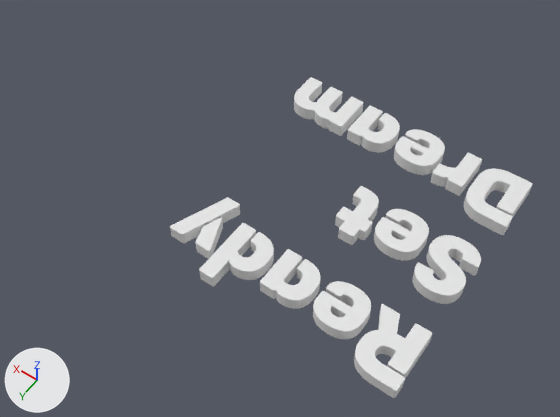
Two versions of the FBX model Assets/Meshes/Title.fbx, one commit apart.
Rendered twice from a 50 mm lens placed at (-0.77, 3.32, 5.83), pointed at (1.97, -0.52, -0.2). The lights are fixed; the arrows at lower left show +X, +Y and +Z. Vertices at the same position are counted once.

Script lines for the objects in view, before the commit:
```python
me_text = bpy.data.meshes.new('Text')
me_text.from_pydata(...)  # 7214 vertices, 10777 faces; spans x 0.02..2.63, y -2.02..0.64, z -0.07..0.07
ob_text = bpy.data.objects.new('Text', me_text)
ob_text.location = (0.0, 0.0, 0.0)
```
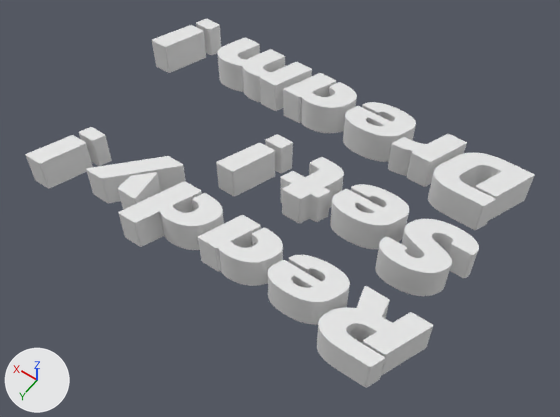
Pixel boxes [x1, y1, x2, y2] of what changed, in the pictures (560 x 417 px; the box of a moved part takes in the faces that stretch with it):
'Text', reshaped, rescaled (40% wider, 15% taller): before [170, 77, 533, 398]; after [25, 19, 535, 388]
part 1 of me_text, moved or reshaped: before [294, 77, 364, 136]; after [217, 37, 312, 111]
part 2 of me_text, moved or reshaped: before [347, 105, 400, 153]; after [284, 73, 357, 133]
part 3 of me_text, moved or reshaped: before [394, 129, 445, 175]; after [343, 102, 416, 162]
part 4 of me_text, moved or reshaped: before [430, 153, 482, 196]; after [388, 134, 467, 187]
part 5 of me_text, moved or reshaped: before [464, 168, 533, 235]; after [428, 152, 535, 230]
part 6 of me_text, moved or reshaped: before [335, 186, 379, 245]; after [281, 157, 344, 223]
part 7 of me_text, moved or reshaped: before [374, 209, 429, 261]; after [330, 184, 409, 249]
part 8 of me_text, moved or reshaped: before [413, 235, 481, 304]; after [375, 219, 479, 296]
part 9 of me_text, moved or reshaped: before [195, 218, 223, 259]; after [118, 172, 161, 210]
part 10 of me_text, moved or reshaped: before [170, 197, 240, 243]; after [86, 156, 186, 203]
part 11 of me_text, moved or reshaped: before [199, 223, 274, 286]; after [118, 181, 224, 250]
part 12 of me_text, moved or reshaped: before [260, 249, 320, 309]; after [198, 215, 283, 286]
part 13 of me_text, moved or reshaped: before [313, 281, 371, 339]; after [268, 255, 350, 325]
part 14 of me_text, moved or reshaped: before [354, 304, 432, 398]; after [317, 286, 433, 388]
part 15 of me_text, added: after [196, 19, 221, 55]
part 16 of me_text, added: after [152, 25, 206, 73]
part 17 of me_text, added: after [265, 134, 293, 173]
part 18 of me_text, added: after [216, 143, 275, 196]
part 19 of me_text, added: after [79, 127, 112, 166]
part 20 of me_text, added: after [25, 135, 93, 188]

Edits to the bpy script that builds the scene:
```text
Change me_text:
    remove me_text.from_pydata(...)  # 7214 vertices, 10777 faces; spans x 0.02..2.63, y -2.02..0.64, z -0.07..0.07
    add me_text.from_pydata(...)  # 7838 vertices, 11689 faces; spans x 0.04..3.23, y -2.02..0.64, z -0.19..0.19
    me_text part 1: the loose piece of 622 vertices spanning x 1.95..2.63, y -2.01..-1.57, z -0.07..0.07 is multiplied about its middle by the matrix ((1.0, 0.3, 0.0), (0.0, 1.0, 0.0), (0.0, 0.0, 2.714)), then moved by (0.06, 0.0, 0.0)
    me_text part 2: the loose piece of 546 vertices spanning x 1.44..1.88, y -2.01..-1.57, z -0.07..0.07 is multiplied about its middle by the matrix ((1.0, 0.3, 0.0), (0.0, 1.0, 0.0), (0.0, 0.0, 2.714)), then moved by (0.06, 0.0, 0.0)
    me_text part 3: the loose piece of 686 vertices spanning x 0.93..1.38, y -2.02..-1.56, z -0.07..0.07 is multiplied about its middle by the matrix ((1.0, 0.3, 0.0), (0.0, 1.0, 0.0), (0.0, 0.0, 2.714)), then moved by (0.06, 0.0, 0.0)
    me_text part 4: the loose piece of 300 vertices spanning x 0.58..0.9, y -2.01..-1.57, z -0.07..0.07 is multiplied about its middle by the matrix ((1.0, 0.3, 0.0), (0.0, 1.0, 0.0), (0.0, 0.0, 2.714)), then moved by (0.06, 0.0, 0.0)
    me_text part 5: the loose piece of 428 vertices spanning x 0.02..0.52, y -2.01..-1.38, z -0.07..0.07 is multiplied about its middle by the matrix ((1.0, 0.3, 0.0), (0.0, 1.0, 0.0), (0.0, 0.0, 2.714)), then moved by (0.09, 0.0, 0.0)
    me_text part 6: the loose piece of 388 vertices spanning x 1.05..1.38, y -1.02..-0.47, z -0.07..0.07 is multiplied about its middle by the matrix ((1.0, 0.3, 0.0), (0.0, 1.0, 0.0), (0.0, 0.0, 2.714)), then moved by (0.08, 0.0, 0.0)
    me_text part 7: the loose piece of 686 vertices spanning x 0.56..1.01, y -1.02..-0.56, z -0.07..0.07 is multiplied about its middle by the matrix ((1.0, 0.3, 0.0), (0.0, 1.0, 0.0), (0.0, 0.0, 2.714)), then moved by (0.06, 0.0, 0.0)
    me_text part 8: the loose piece of 996 vertices spanning x 0.03..0.5, y -1.02..-0.37, z -0.07..0.07 is multiplied about its middle by the matrix ((1.0, 0.3, 0.0), (0.0, 1.0, 0.0), (0.0, 0.0, 2.714)), then moved by (0.09, 0.0, 0.0)
    me_text part 9: the loose piece of 128 vertices spanning x 2.08..2.3, y 0.06..0.43, z -0.07..0.07 is multiplied about the mesh origin by the matrix ((1.0, 0.3, 0.0), (0.0, 1.0, 0.0), (0.0, 0.0, 2.714))
    me_text part 10: the loose piece of 128 vertices spanning x 2.18..2.55, y -0.16..0.43, z -0.07..0.07 is multiplied about the mesh origin by the matrix ((1.0, 0.3, 0.0), (0.0, 1.0, 0.0), (0.0, 0.0, 2.714))
    me_text part 11: the loose piece of 546 vertices spanning x 1.59..2.03, y -0.01..0.64, z -0.07..0.07 is multiplied about the mesh origin by the matrix ((1.0, 0.3, 0.0), (0.0, 1.0, 0.0), (0.0, 0.0, 2.714))
    me_text part 12: the loose piece of 546 vertices spanning x 1.08..1.52, y -0.01..0.43, z -0.07..0.07 is multiplied about the mesh origin by the matrix ((1.0, 0.3, 0.0), (0.0, 1.0, 0.0), (0.0, 0.0, 2.714))
    me_text part 13: the loose piece of 686 vertices spanning x 0.57..1.02, y -0.02..0.44, z -0.07..0.07 is multiplied about the mesh origin by the matrix ((1.0, 0.3, 0.0), (0.0, 1.0, 0.0), (0.0, 0.0, 2.714))
    me_text part 14: the loose piece of 528 vertices spanning x 0.02..0.53, y -0.01..0.62, z -0.07..0.07 is multiplied about the mesh origin by the matrix ((1.0, 0.3, 0.0), (0.0, 1.0, 0.0), (0.0, 0.0, 2.714))
    me_text part 15: a new loose piece of 104 vertices spanning x 2.89..3.08, y -2.02..-1.88, z -0.19..0.19
    me_text part 16: a new loose piece of 104 vertices spanning x 2.95..3.23, y -1.83..-1.36, z -0.19..0.19
    me_text part 17: a new loose piece of 104 vertices spanning x 1.62..1.8, y -1.02..-0.88, z -0.19..0.19
    me_text part 18: a new loose piece of 104 vertices spanning x 1.68..1.96, y -0.83..-0.36, z -0.19..0.19
    me_text part 19: a new loose piece of 104 vertices spanning x 2.8..2.98, y -0.02..0.12, z -0.19..0.19
    me_text part 20: a new loose piece of 104 vertices spanning x 2.86..3.14, y 0.17..0.64, z -0.19..0.19
Change ob_text:
    ob_text.scale: (1.0, 1.0, 1.0) -> (1.34, 1.0, 1.0)
```
